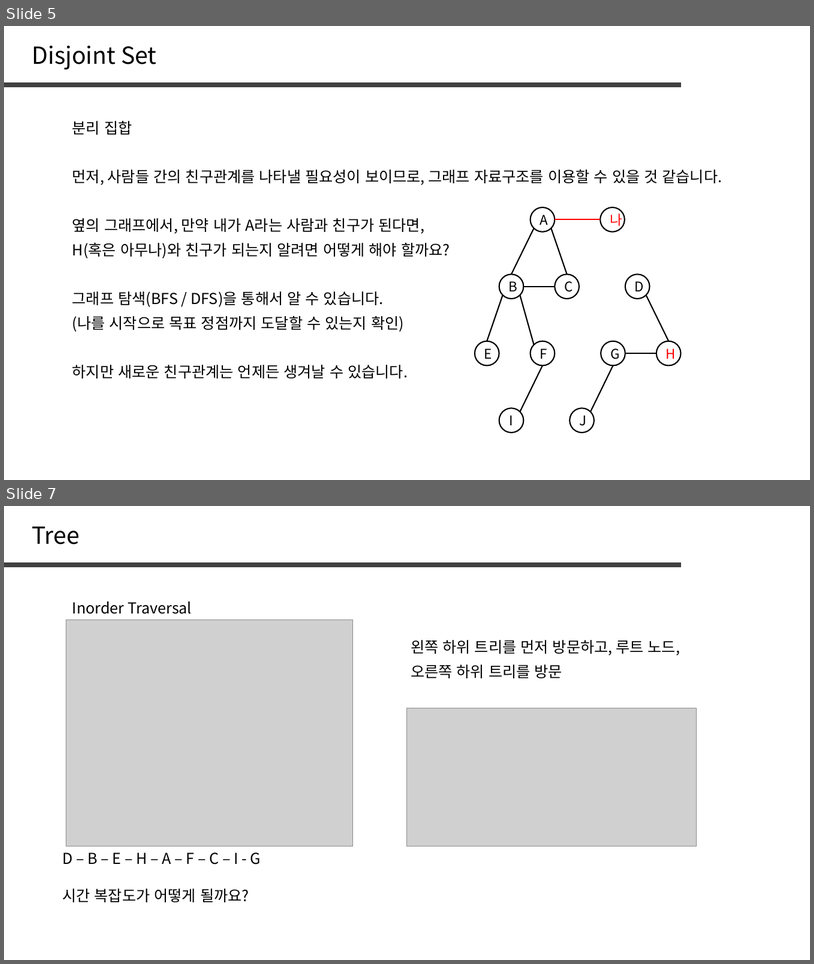
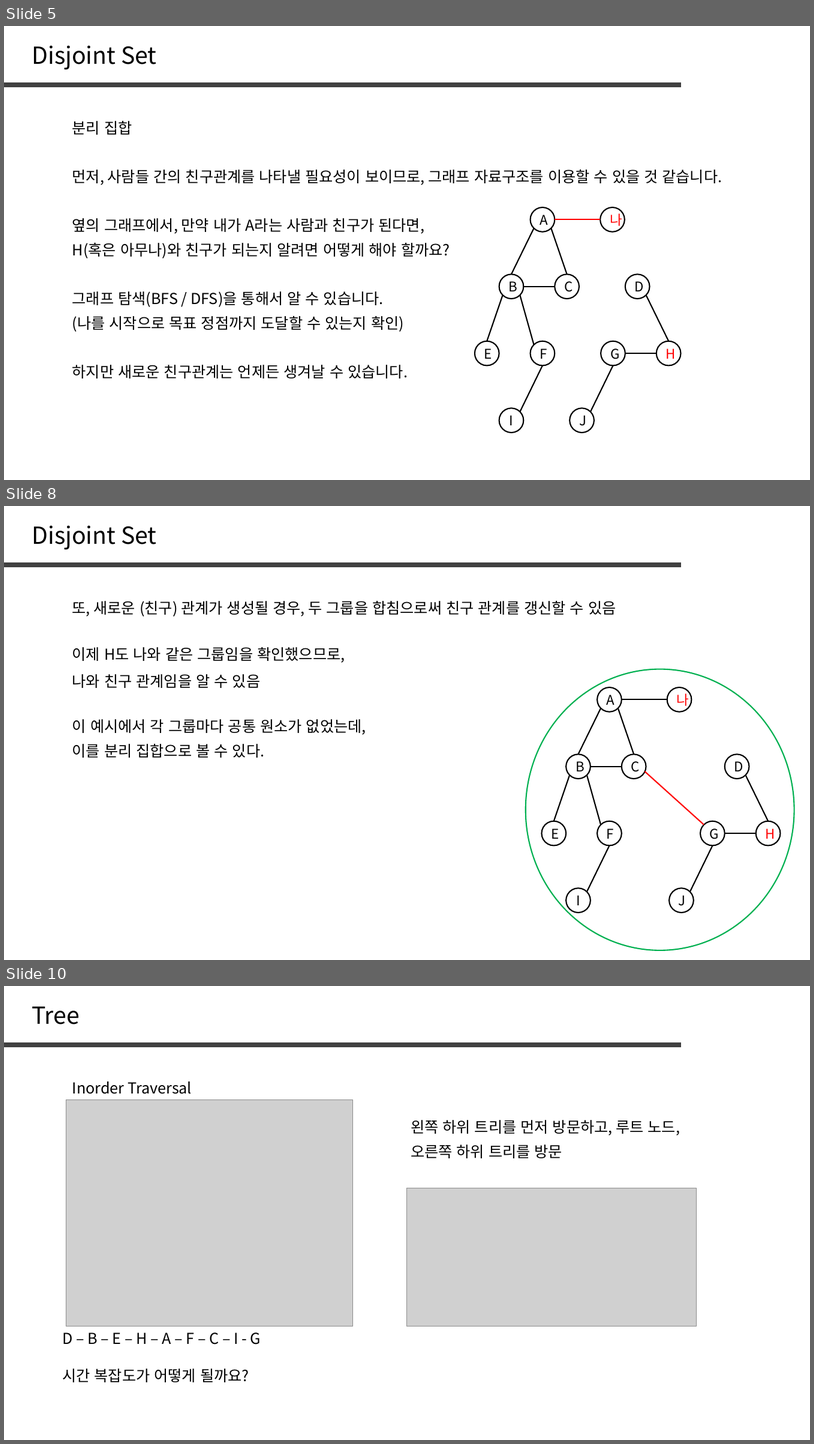
Before and after one commit to jaehoo1/PS-study, a slide deck: study/10_Disjoint Set.pptx. Shown one above the other, each under a label of ours: slides 5 and 7 before the commit, slides 5, 8 and 10 after it; the slides between them are not shown. The pictures are 814x964 and 814x1444 pixels, drawn with LibreOffice and Linux fonts; fonts in the diff are those of the drawing; grey boxes stand for pictures. Boxes give left, top, right and bottom in pixels: in the first picture for what was removed or moved away, otherwise in the second. Text is boxed around its words. In the diff, an @@ line names an element or a change of style, - is before the commit and + after.

```diff
--- a/study/10_Disjoint Set.pptx
+++ b/study/10_Disjoint Set.pptx
@@ slide 8 added at [4,506,810,960], background #FFFFFF @@
@@ text added at [32,525,156,550], 28 pt, text #000000 @@
+Disjoint Set
@@ line added from (4, 565) to (681, 565), #404040 6 pt @@
@@ text added at [72,601,616,616], 18 pt, text #000000 @@
+또, 새로운 (친구) 관계가 생성될 경우, 두 그룹을 합침으로써 친구 관계를 갱신할 수 있음
@@ text added at [72,647,345,663], 18 pt, text #000000 @@
+이제 H도 나와 같은 그룹임을 확인했으므로,
@@ text added at [72,674,260,688], 18 pt, text #000000 @@
+나와 친구 관계임을 알 수 있음
@@ ellipse added at [526,669,795,950], outline #00B050 1.5 pt @@
@@ ellipse added at [597,687,621,712], outline #000000 1.5 pt, 16 pt, text #000000 @@
+A
@@ line added from (622, 700) to (668, 700), #000000 1.5 pt @@
@@ ellipse added at [668,687,692,712], outline #000000 1.5 pt, 16 pt, text #FF0000 @@
+나
@@ text added at [72,719,366,735], 18 pt, text #000000 @@
+이 예시에서 각 그룹마다 공통 원소가 없었는데,
@@ line added from (579, 754) to (601, 708), #000000 1.5 pt @@
@@ line added from (635, 754) to (618, 708), #000000 1.5 pt @@
@@ text added at [72,744,264,757], 18 pt, text #000000 @@
+이를 분리 집합으로 볼 수 있다.
@@ ellipse added at [567,754,591,778], outline #000000 1.5 pt, 16 pt, text #000000 @@
+B
@@ ellipse added at [622,754,647,778], outline #000000 1.5 pt, 16 pt, text #000000 @@
+C
@@ ellipse added at [725,754,749,778], outline #000000 1.5 pt, 16 pt, text #000000 @@
+D
@@ line added from (555, 821) to (570, 775), #000000 1.5 pt @@
@@ line added from (601, 824) to (587, 775), #000000 1.5 pt @@
@@ line added from (591, 766) to (622, 766), #000000 1.5 pt @@
@@ line added from (645, 772) to (705, 824), #FF0000 1.5 pt @@
@@ line added from (746, 775) to (768, 821), #000000 1.5 pt @@
@@ ellipse added at [542,821,566,846], outline #000000 1.5 pt, 16 pt, text #000000 @@
+E
@@ ellipse added at [597,821,621,846], outline #000000 1.5 pt, 16 pt, text #000000 @@
+F
@@ ellipse added at [701,821,725,846], outline #000000 1.5 pt, 16 pt, text #000000 @@
+G
@@ ellipse added at [756,821,781,846], outline #000000 1.5 pt, 16 pt, text #FF0000 @@
+H
@@ line added from (587, 891) to (609, 846), #000000 1.5 pt @@
@@ line added from (690, 891) to (713, 846), #000000 1.5 pt @@
@@ line added from (725, 833) to (756, 833), #000000 1.5 pt @@
@@ ellipse added at [567,888,591,912], outline #000000 1.5 pt, 16 pt, text #000000 @@
+I
@@ ellipse added at [669,888,693,912], outline #000000 1.5 pt, 16 pt, text #000000 @@
+J
@@ what was slide 7 is now slide 10 @@
```
Also in this commit, not shown: 2 slides changed, 2 other slides added.
